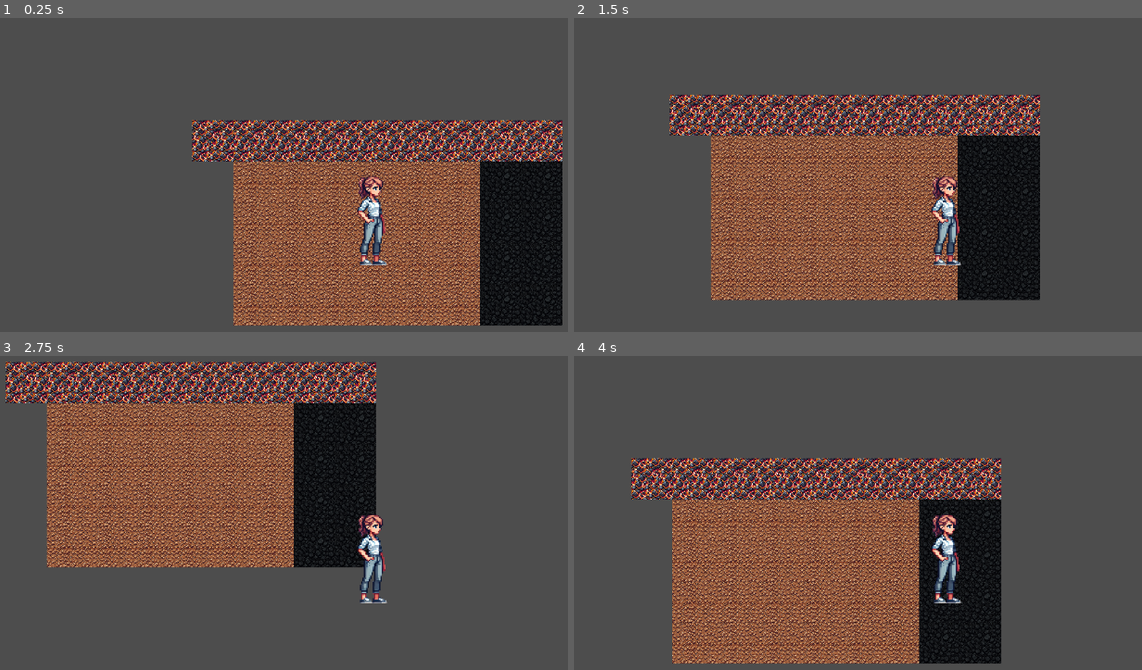
Above: before the commit, frames 1-4 (two rows, left to right).
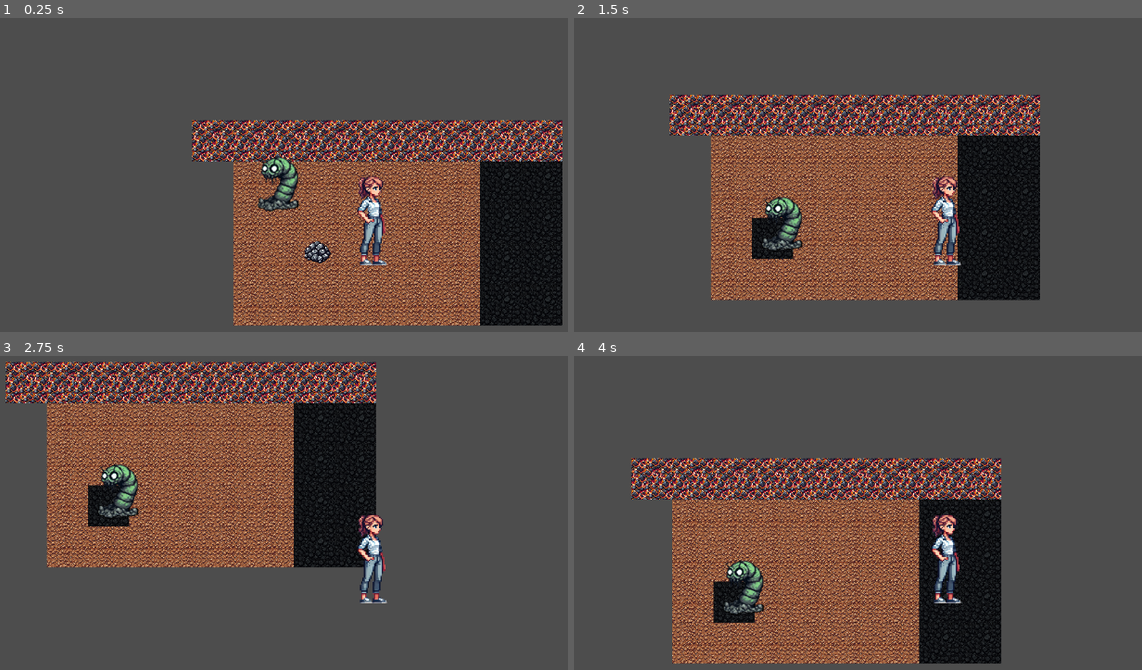
Above: after the commit, the same moments.

Repository: aaronjmcd2/ecomonster-project
Game: Godot game, scene res://scenes/Main.tscn
Two runs of this game, one before a commit and one after it. Both use one fixed random seed, a clock stepped at 60 frames per second and the inputs below.
Inputs:
- Up to frame 1 (0.25 s): no input
- Up to frame 2 (1.5 s): hold Right (ui_right) 0.53-1.28 s; hold Down (ui_down) from 1.28 s (still down)
- Up to frame 3 (2.75 s): release Down (ui_down) at 2.03 s; hold Right (ui_right) from 2.03 s (still down)
- Up to frame 4 (4 s): release Right (ui_right) at 2.78 s; hold Up (ui_up) 2.78-3.53 s; hold Left (ui_left) from 3.53 s (still down)

The runs differ from the first frame. In frame 1, 1.1% of the frame differs, in the area x 45-59%, y 43-79%; in frame 2, 1.4%; in frame 3, 1.4%; in frame 4, 1.4%, in the area x 24-34%, y 64-85%.

Commit message:
Added coalworm and iron ore drop
Added coal worm and all of its modules. It searches for iron ore, within a radius, and moves to it. It consumes the ore and turns the tile into a coal tile. Also added iron ore drop and its own script.

Diff:
--- /dev/null
+++ b/modules/ConversionModule.gd
@@ -0,0 +1,30 @@
+extends Node
+
+@onready var tile_map_layer := get_node("/root/Main/TileMap/TileMapLayer")
+
+# Converts iron ore to coal or nearby soil
+func convert_tile(tile_pos: Vector2i):
+	var source_id = tile_map_layer.get_cell_source_id(tile_pos)
+	if source_id == -1:
+		tile_map_layer.set_cell(tile_pos, 3, Vector2i(0, 0))  # Initialize with soil
+		await get_tree().process_frame
+
+	if is_soil(tile_pos):
+		tile_map_layer.set_cell(tile_pos, 0, Vector2i(0, 0))  # Replace with coal
+		return
+
+	var neighbor_tiles := get_neighbor_tiles(tile_pos)
+	for neighbor in neighbor_tiles:
+		if is_soil(neighbor):
+			tile_map_layer.set_cell(neighbor, 0, Vector2i(0, 0))  # Replace with coal
+			return
+
+func get_neighbor_tiles(tile_pos: Vector2i) -> Array:
+	return [
+		tile_pos + Vector2i(1, 0), tile_pos + Vector2i(-1, 0),
+		tile_pos + Vector2i(0, 1), tile_pos + Vector2i(0, -1)
+	]
+
+func is_soil(tile_pos: Vector2i) -> bool:
+	var source_id = tile_map_layer.get_cell_source_id(tile_pos)
+	return source_id == 3  # Soil
--- /dev/null
+++ b/modules/SearchModule.gd
@@ -0,0 +1,14 @@
+extends Node
+
+# Finds the closest iron ore drop within a search radius
+func find_closest_ore_drop(origin: Vector2, max_distance: float) -> Node2D:
+	var closest_drop: Node2D = null
+	var closest_dist := max_distance
+
+	for drop in get_tree().get_nodes_in_group("ore_drops"):
+		var dist = origin.distance_to(drop.global_position)
+		if dist < closest_dist:
+			closest_dist = dist
+			closest_drop = drop
+
+	return closest_drop
--- a/project.godot
+++ b/project.godot
@@ -13,6 +13,15 @@
 config/name="EcoMonster Project"
 run/main_scene="uid://bvvp1cd0hjp72"
 config/features=PackedStringArray("4.4", "Forward Plus")
+
+[autoload]
+
+SearchModule="*res://modules/SearchModule.gd"
+ConversionModule="*res://modules/ConversionModule.gd"
+
+[global_group]
+
+ore_drops=""
 
 [input]
 
--- /dev/null
+++ b/scenes/CoalWorm.tscn
@@ -0,0 +1,17 @@
+[gd_scene load_steps=4 format=3 uid="uid://diaywsr5x8gc8"]
+
+[ext_resource type="Script" uid="uid://cgx45kq67jmex" path="res://scripts/CoalWorm.gd" id="1_ehp7w"]
+[ext_resource type="Texture2D" uid="uid://ctu7fhsgyhp5j" path="res://sprites/Monsters/CoalWorm.png" id="2_fgvab"]
+
+[sub_resource type="RectangleShape2D" id="RectangleShape2D_ehp7w"]
+size = Vector2(56, 72)
+
+[node name="CoalWorm" type="CharacterBody2D"]
+script = ExtResource("1_ehp7w")
+
+[node name="Sprite2D" type="Sprite2D" parent="."]
+texture = ExtResource("2_fgvab")
+
+[node name="CollisionShape2D" type="CollisionShape2D" parent="."]
+position = Vector2(-16, -4)
+shape = SubResource("RectangleShape2D_ehp7w")
--- /dev/null
+++ b/scenes/DropManager.tscn
@@ -0,0 +1,3 @@
+[gd_scene format=3 uid="uid://sjrhi0dyju2x"]
+
+[node name="Node2D" type="Node2D"]
--- /dev/null
+++ b/scenes/FireElemental.tscn
@@ -0,0 +1,10 @@
+[gd_scene load_steps=3 format=3 uid="uid://dmu5gj4pq8apf"]
+
+[ext_resource type="Script" uid="uid://cgx45kq67jmex" path="res://scripts/CoalWorm.gd" id="1_84vng"]
+[ext_resource type="Texture2D" uid="uid://ctu7fhsgyhp5j" path="res://sprites/Monsters/CoalWorm.png" id="2_1x2w1"]
+
+[node name="FireElemental" type="CharacterBody2D"]
+script = ExtResource("1_84vng")
+
+[node name="Sprite2D" type="Sprite2D" parent="."]
+texture = ExtResource("2_1x2w1")
--- /dev/null
+++ b/scenes/IronOreDrop.tscn
@@ -0,0 +1,17 @@
+[gd_scene load_steps=4 format=3 uid="uid://d34k3bh2ptavc"]
+
+[ext_resource type="Script" uid="uid://bhi7s3g00vpu6" path="res://scripts/IronOreDrop.gd" id="1_ahxx1"]
+[ext_resource type="Texture2D" uid="uid://c42bua1pm2mw4" path="res://sprites/IronOre.png" id="2_xpm41"]
+
+[sub_resource type="CircleShape2D" id="CircleShape2D_xm11h"]
+radius = 17.0
+
+[node name="IronOreDrop" type="Node2D" groups=["ore_drops"]]
+script = ExtResource("1_ahxx1")
+
+[node name="Sprite" type="Sprite2D" parent="."]
+texture = ExtResource("2_xpm41")
+
+[node name="CollisionShape2D" type="CollisionShape2D" parent="."]
+position = Vector2(3, -1)
+shape = SubResource("CircleShape2D_xm11h")
--- a/scenes/Main.tscn
+++ b/scenes/Main.tscn
@@ -1,7 +1,9 @@
-[gd_scene load_steps=3 format=4 uid="uid://bvvp1cd0hjp72"]
+[gd_scene load_steps=5 format=4 uid="uid://bvvp1cd0hjp72"]
 
 [ext_resource type="TileSet" uid="uid://bsx88c66ucj8x" path="res://tiles/TileSet.tres" id="1_elqb8"]
 [ext_resource type="PackedScene" uid="uid://bweokypfxckvu" path="res://scenes/Player.tscn" id="2_rvslj"]
+[ext_resource type="PackedScene" uid="uid://d34k3bh2ptavc" path="res://scenes/IronOreDrop.tscn" id="3_rarhs"]
+[ext_resource type="PackedScene" uid="uid://diaywsr5x8gc8" path="res://scenes/CoalWorm.tscn" id="4_vcsgt"]
 
 [node name="Main" type="Node2D"]
 
@@ -12,5 +14,11 @@
 tile_map_data = PackedByteArray("AAAAAP//AwAAAAAAAAAAAAAAAwAAAAAAAAAAAAEAAwAAAAAAAAD//wEAAwAAAAAAAAD+/wEAAwAAAAAAAAD+/w …(576 unchanged characters)…
 tile_set = ExtResource("1_elqb8")
 
-[node name="Player" parent="TileMap" instance=ExtResource("2_rvslj")]
+[node name="Player" parent="." instance=ExtResource("2_rvslj")]
 position = Vector2(-43, 25)
+
+[node name="CoalWorm" parent="." instance=ExtResource("4_vcsgt")]
+position = Vector2(-178, -50)
+
+[node name="IronOreDrop" parent="." instance=ExtResource("3_rarhs")]
+position = Vector2(-127, 78)
--- /dev/null
+++ b/scripts/CoalWorm.gd
@@ -0,0 +1,66 @@
+extends CharacterBody2D
+
+@onready var tile_map_layer := get_node("/root/Main/TileMap/TileMapLayer")
+
+# Adjustable properties
+@export var search_radius: int = 100
+@export var cooldown_time: float = 2.0
+@export var speed: float = 100.0
+
+# Internal states
+var target_drop: Node2D = null
+var cooldown_timer: float = 0.0
+var is_idle := true
+
+func _process(delta):
+	if cooldown_timer > 0:
+		cooldown_timer -= delta
+		return
+
+	if is_idle:
+		target_drop = find_closest_ore_drop()
+		if target_drop:
+			is_idle = false
+	else:
+		move_to_target(delta)
+
+func move_to_target(delta):
+	var target_pos = target_drop.global_position
+	var direction = (target_pos - global_position).normalized()
+	position += direction * speed * delta
+
+	# Check if CoalWorm reached the target
+	if global_position.distance_to(target_pos) < 5.0:
+		consume_ore_drop()
+
+func find_closest_ore_drop() -> Node2D:
+	var closest_drop = null
+	var closest_dist = search_radius * 64  # Max distance in pixels
+
+	for drop in get_tree().get_nodes_in_group("ore_drops"):
+		var dist = global_position.distance_to(drop.global_position)
+		if dist < closest_dist:
+			closest_dist = dist
+			closest_drop = drop
+
+	return closest_drop
+
+func consume_ore_drop():
+	if target_drop:
+		convert_tile_beneath()
+		target_drop.consume()
+		reset_worm()
+
+func convert_tile_beneath():
+	var tile_pos = tile_map_layer.local_to_map(global_position)
+
+	var source_id = tile_map_layer.get_cell_source_id(tile_pos)
+	if source_id == -1:
+		print("No tile exists under worm. Skipping conversion.")
+		return
+
+	ConversionModule.convert_tile(tile_pos)
+
+func reset_worm():
+	is_idle = true
+	cooldown_timer = cooldown_time
--- /dev/null
+++ b/scripts/IronOreDrop.gd
@@ -0,0 +1,12 @@
+extends Node2D
+
+@export var ore_type: String = "iron"
+@export var ore_value: int = 1
+
+func _ready():
+	# Optional: Add animation or effects when spawned
+	pass
+
+# FireElemental consumes this ore drop
+func consume():
+	queue_free()
Not shown, added: modules/ConversionModule.gd.uid
Not shown, added: modules/SearchModule.gd.uid
Not shown, added: scripts/CoalWorm.gd.uid
Not shown, added: scripts/IronOreDrop.gd.uid
Binary file added: sprites/IronOre.png
Not shown, added: sprites/IronOre.png.import
Binary file added: sprites/Monsters/CoalWorm.png
Not shown, added: sprites/Monsters/CoalWorm.png.import
